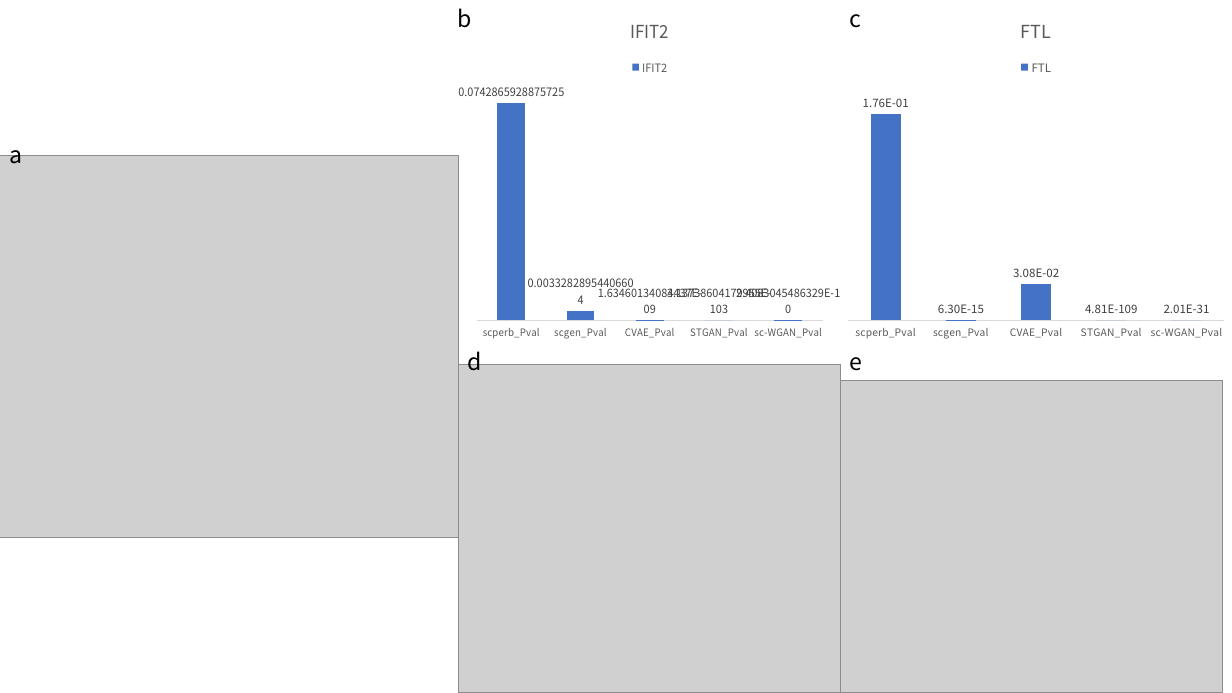
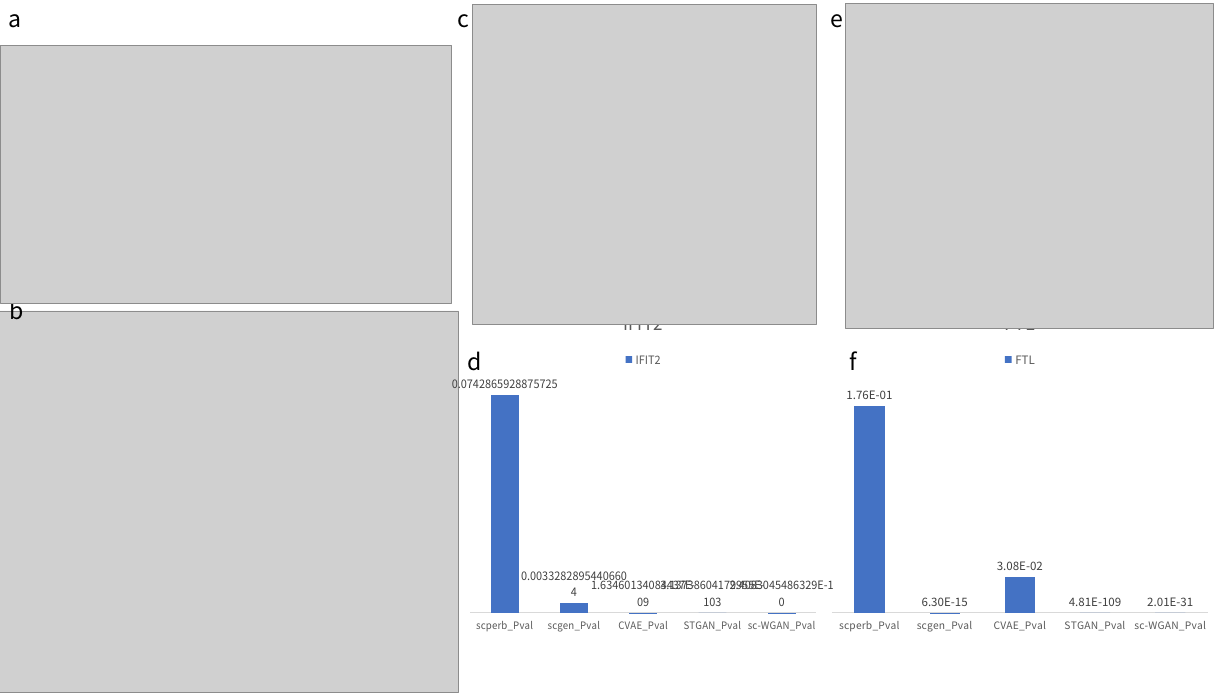
Before and after one commit to tongtongtot/scperb-tutorial, a slide deck: slide 2 of paper/scperb_draft3.pptx. Drawn at 1232x693 pixels with LibreOffice and Linux fonts; fonts in the diff are those of the drawing; grey boxes stand for pictures. Boxes give left, top, right and bottom in pixels: in the first picture for what was removed or moved away, otherwise in the second. Text is boxed around its words. In the diff, an @@ line names an element or a change of style, - is before the commit and + after.

```diff
--- a/paper/scperb_draft3.pptx
+++ b/paper/scperb_draft3.pptx
@@ text "a" rewrapped from [9, 140, 22, 164] to [9, 14, 22, 28] @@
@@ text at [458, 14, 470, 28]: text changed @@
-b
+c
@@ picture added at [472, 6, 816, 325] @@
@@ text "e": place and size @@
-text "e" at [849, 357, 862, 371]
+text "e" at [831, 14, 844, 28]
@@ picture added at [845, 4, 1213, 329] @@
@@ text removed at [849, 14, 861, 28] @@
-c
@@ picture added at [0, 45, 452, 303] @@
@@ column chart: place and size @@
-column chart at [458, 0, 840, 347]
+column chart at [452, 292, 834, 639]
@@ column chart: place and size @@
-column chart at [840, 0, 1232, 347]
+column chart at [824, 292, 1216, 639]
@@ picture: place and size @@
-picture at [0, 155, 458, 537]
+picture at [0, 311, 458, 693]
@@ text added at [9, 303, 23, 320], 18 pt, text #000000 @@
+b
@@ text added at [849, 351, 857, 370], 18 pt, text #000000 @@
+f
@@ picture removed at [458, 365, 840, 693] @@
@@ picture removed at [841, 380, 1222, 693] @@
```
Also in this commit, not shown: 4 other slides changed, 8 other files.
